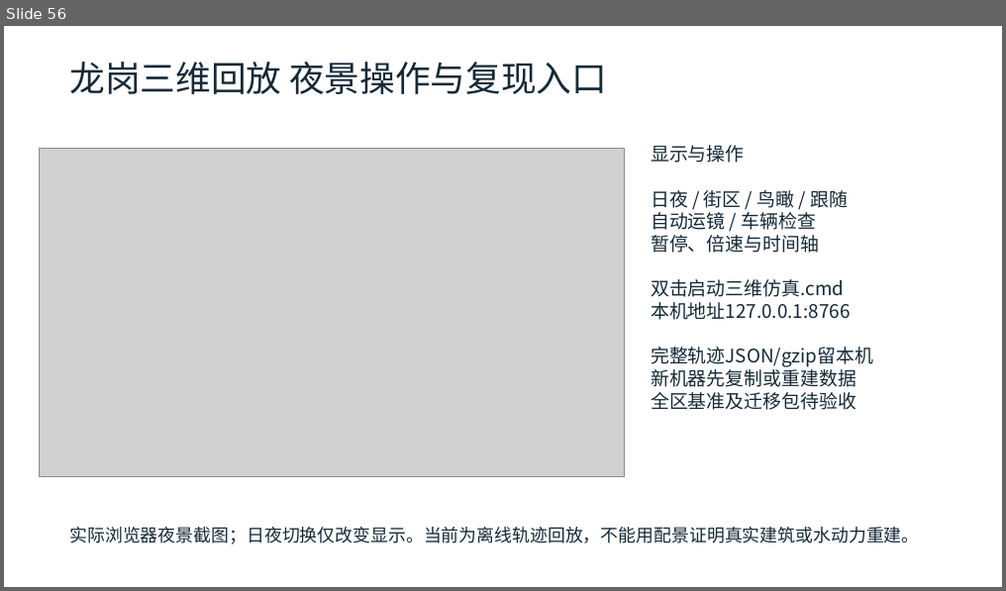
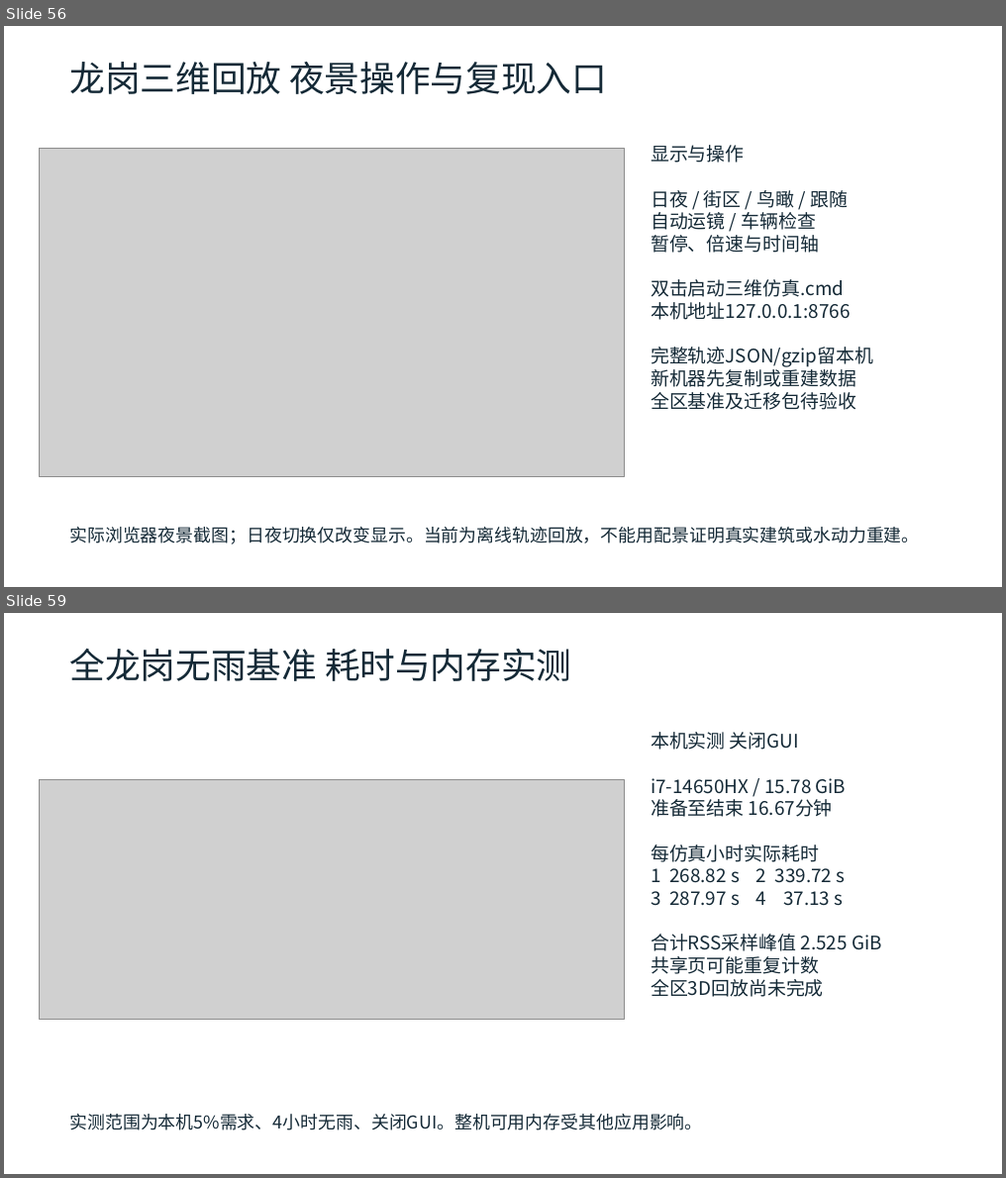
Before and after one commit to zhzhzh666/jiaotong, a slide deck: docs/deliverables/开题与阶段进展汇报.pptx. Shown one above the other, each under a label of ours: slide 56 before the commit, slides 56 and 59 after it; the slides between them are not shown. The pictures are 1006x591 and 1006x1178 pixels, drawn with LibreOffice and Linux fonts; fonts in the diff are those of the drawing; grey boxes stand for pictures. Boxes give left, top, right and bottom in pixels: in the first picture for what was removed or moved away, otherwise in the second. Text is boxed around its words. In the diff, an @@ line names an element or a change of style, - is before the commit and + after.

```diff
--- a/docs/deliverables/开题与阶段进展汇报.pptx
+++ b/docs/deliverables/开题与阶段进展汇报.pptx
@@ slide 59 added at bbox=[4, 613, 1002, 1174], background #FFFFFF @@
@@ text added at bbox=[69, 649, 572, 681], 34 pt, text #142936 @@
+全龙岗无雨基准 耗时与内存实测
@@ text added at bbox=[650, 732, 882, 997], 18 pt, text #142936 @@
+本机实测 关闭GUI
+i7-14650HX / 15.78 GiB
+准备至结束 16.67分钟
+每仿真小时实际耗时
+1 268.82 s 2 339.72 s
+3 287.97 s 4 37.13 s
+合计RSS采样峰值 2.525 GiB
+共享页可能重复计数
+全区3D回放尚未完成
@@ picture added at bbox=[40, 780, 624, 1020] @@
@@ text added at bbox=[69, 1114, 702, 1131], 17 pt, text #142936 @@
+实测范围为本机5%需求、4小时无雨、关闭GUI。整机可用内存受其他应用影响。
```
Also in this commit, not shown: 8 slides changed, 4 other slides added, 24 other files.
